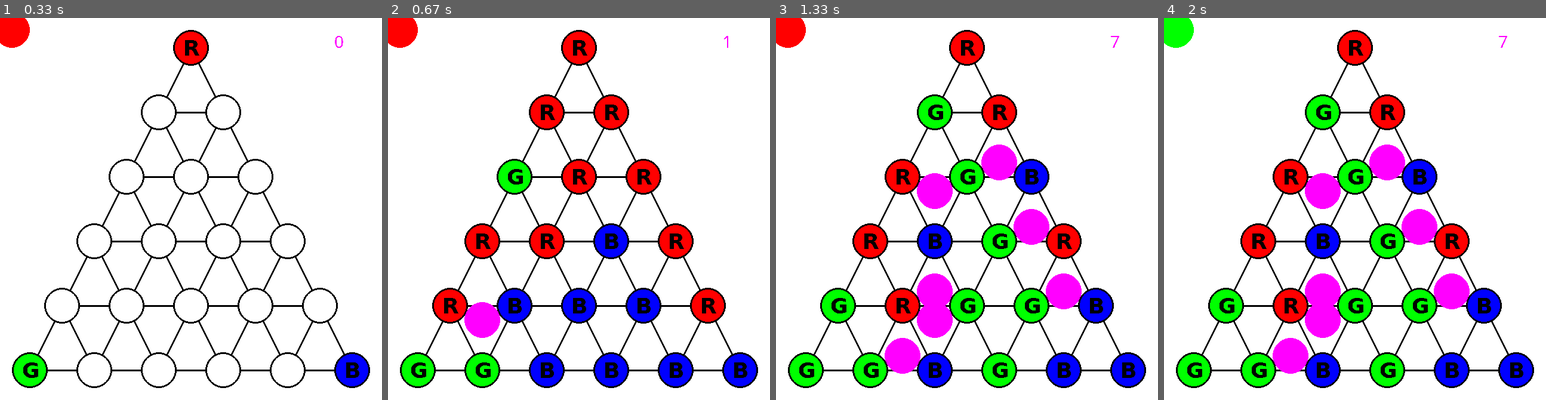
Above: before the commit, frames 1-4 (left to right).
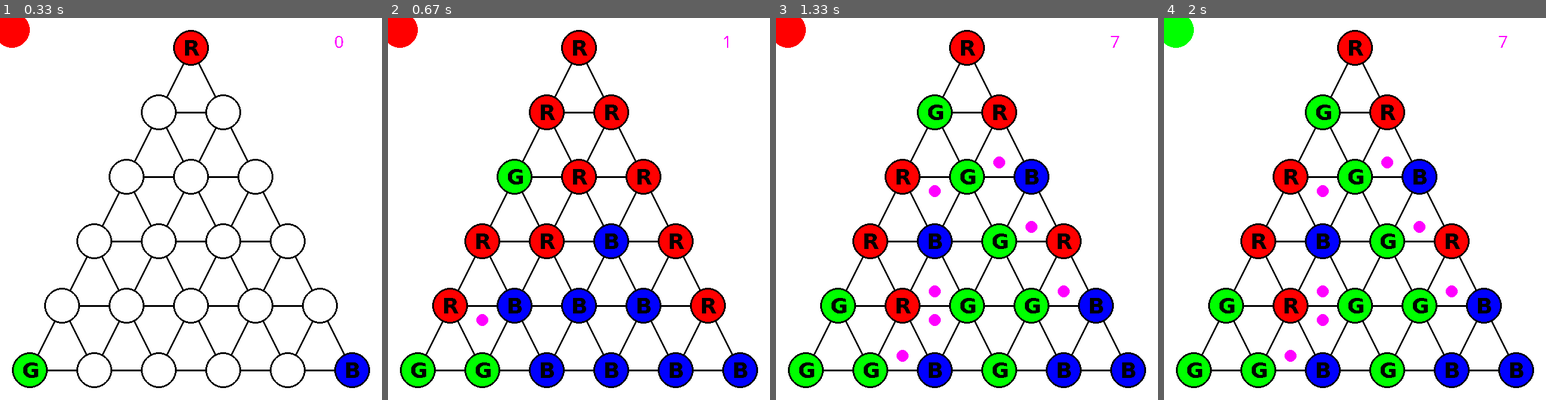
Above: after the commit, the same moments.

Repository: dgold-commschool/sperner-polymath
Game: pygame game, started from sperner_pygame.py
The game is run twice, just before and just after one commit, with the same random seed, the same clock (stepped at 60 frames per second) and the same inputs.
Inputs (mouse positions are in pixels of both pictures, inside the frame that each line leads up to):
- Up to frame 1 (0.33 s): no input
- Up to frame 2 (0.67 s): tap P at 0.33 s
- Up to frame 3 (1.33 s): tap P at 0.67 s; click (1012, 243) at 1.05 s
- Up to frame 4 (2 s): tap Space at 1.83 s

Frame 1 is identical in both runs. In frame 2, 0.6% of the frame differs, in the area x 20-30%, y 74-84%; in frame 3, 4.2%, in the area x 28-80%, y 33-94%; in frame 4, 4.2%.

Commit message:
Fixed Polychrome Dots

Diff:
--- a/sperner_pygame.py
+++ b/sperner_pygame.py
@@ -18,6 +18,7 @@
 n = 6
 x_buff, y_buff = 20, 20
 dot_radius = 30
+poly_dot_radius = 10
 point_buff = (width - (2 * x_buff) - (n * 2 * dot_radius)) / (n - 1)
 mid_x = (width - 2 * x_buff) / 2
 
@@ -71,13 +72,13 @@
                 if "r" in corners and "g" in corners and "b" in corners:
                     poly_count += 1
                     moved_center = (centers[row][index][0], centers[row][index][1] + point_buff / 2 + 2 * dot_radius)
-                    pygame.draw.circle(screen, (255, 0, 255), moved_center, dot_radius)
+                    pygame.draw.circle(screen, (255, 0, 255), moved_center, poly_dot_radius)
             if row > 0 and 0 < index and index < row:
                 corners = triangle[row][index] +  triangle[row - 1][index - 1] +  triangle[row - 1][index]
                 if "r" in corners and "g" in corners and "b" in corners:
                     poly_count += 1
                     moved_center = (centers[row][index][0], centers[row][index][1] - point_buff / 2 - 2 * dot_radius)
-                    pygame.draw.circle(screen, (255, 0, 255), moved_center, dot_radius)
+                    pygame.draw.circle(screen, (255, 0, 255), moved_center, poly_dot_radius)
 
     text_surface = my_font.render(str(poly_count), False, (255, 0, 255))
     screen.blit(text_surface, (width - 4 * x_buff, y_buff))
